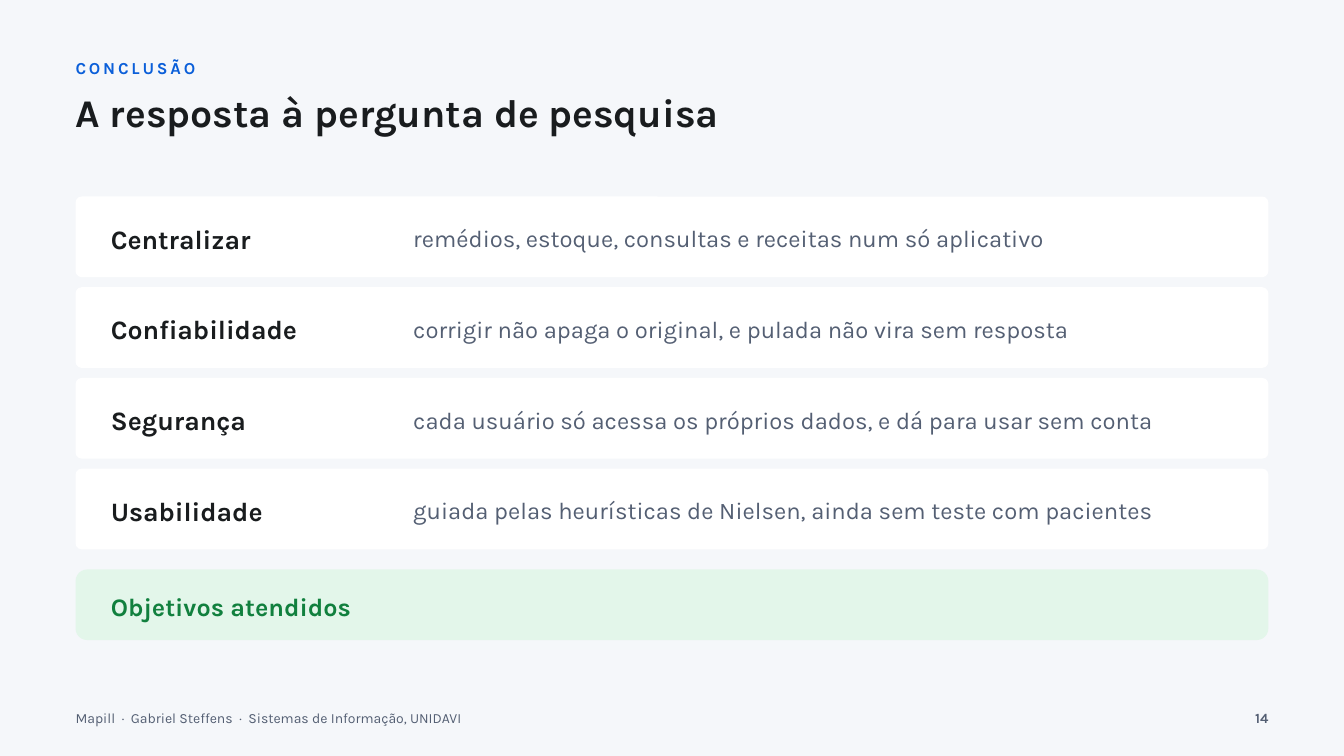
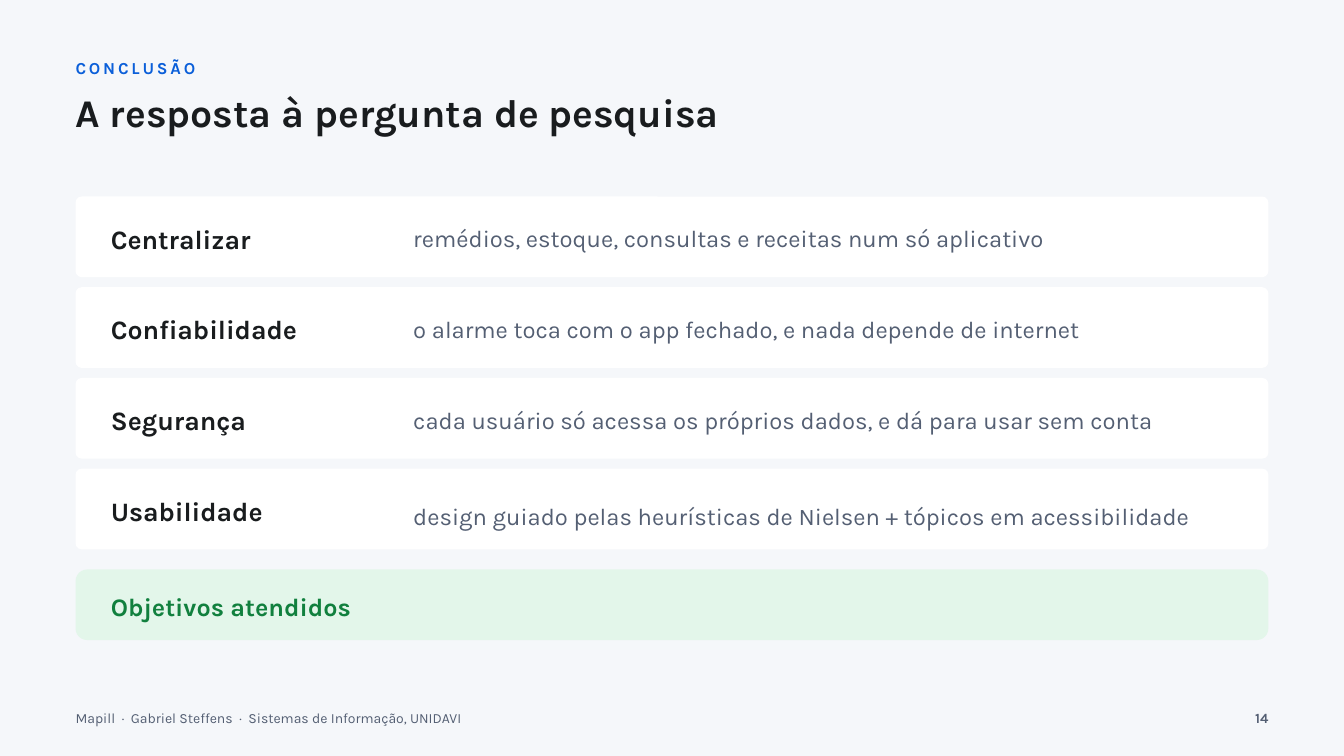
Before and after one commit to gabste8831/Mapill-Health-App, a slide deck: slide 14 of docs/tcc/apresentacao-mapill.pptx. Drawn at 1344x756 pixels with LibreOffice and Linux fonts; fonts in the diff are those of the drawing. Boxes give left, top, right and bottom in pixels: in the first picture for what was removed or moved away, otherwise in the second. Text is boxed around its words. In the diff, an @@ line names an element or a change of style, - is before the commit and + after.

```diff
--- a/docs/tcc/apresentacao-mapill.pptx
+++ b/docs/tcc/apresentacao-mapill.pptx
@@ text removed at <box>413,321,1068,344</box> @@
-corrigir não apaga o original, e pulada não vira sem resposta
@@ text added at <box>413,321,1079,344</box>, 17 pt, text #545F73 @@
+o alarme toca com o app fechado, e nada depende de internet
@@ text at <box>413,507,1189,531</box>: text changed @@
-guiada pelas heurísticas de Nielsen, ainda sem teste com pacientes
+design guiado pelas heurísticas de Nielsen + tópicos em acessibilidade
```
Also in this commit, not shown: 2 other slides changed, 1 slide added, 1 slide removed.
